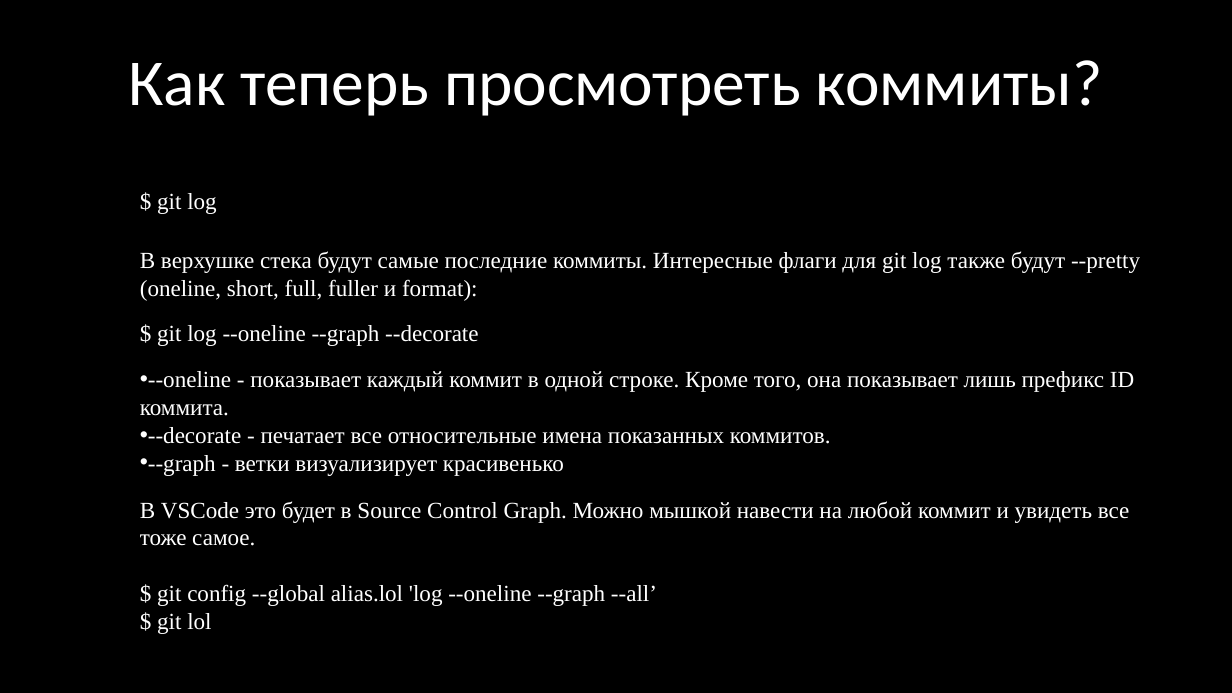
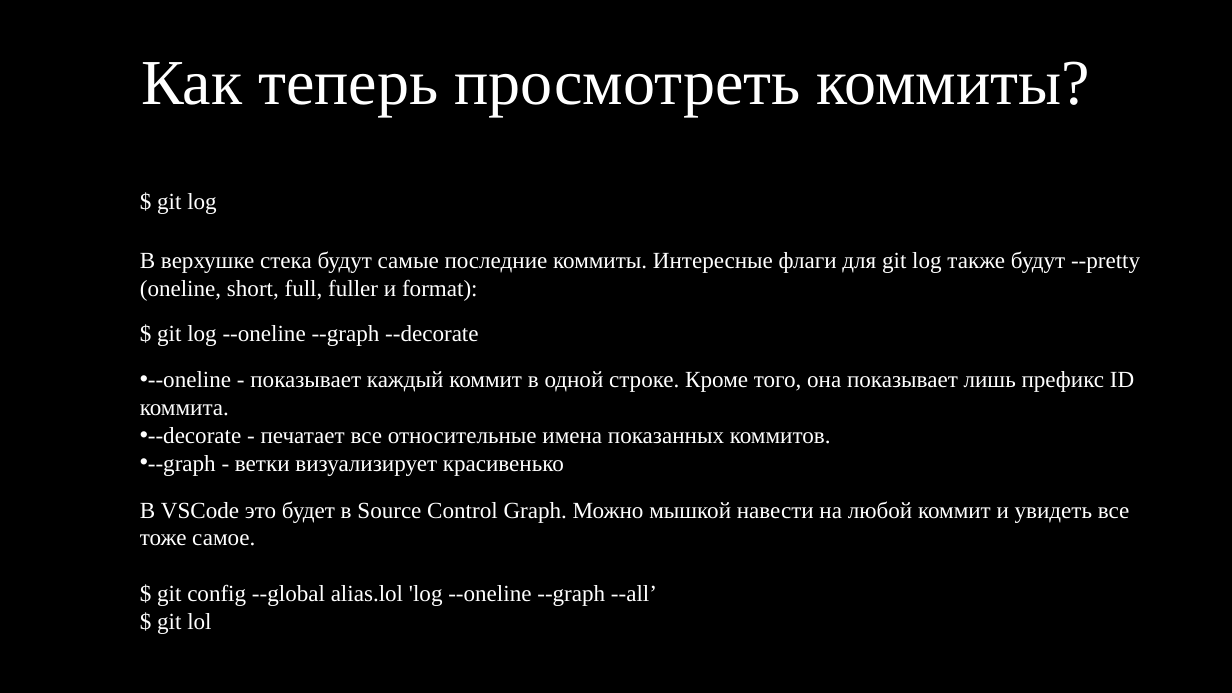
Before and after one commit to kruffka/C-Programming, a slide deck: slide 19 of 9_git/9_git.pptx (slide 18 before the commit). Drawn at 1232x693 pixels with LibreOffice and Linux fonts; fonts in the diff are those of the drawing. Boxes give left, top, right and bottom in pixels: in the first picture for what was removed or moved away, otherwise in the second. Text is boxed around its words. In the diff, an @@ line names an element or a change of style, - is before the commit and + after.

```diff
--- a/9_git/9_git.pptx
+++ b/9_git/9_git.pptx
@@ text "Как теперь просмотреть коммиты?" at (141,61,1090,117): size 51 to 50 pt, font Calibri to Times New Roman; line spacing 0.8 to 0.9 @@
```
Also in this commit, not shown: 5 other slides changed, 3 slides added, 1 slide removed, 4 other files.
